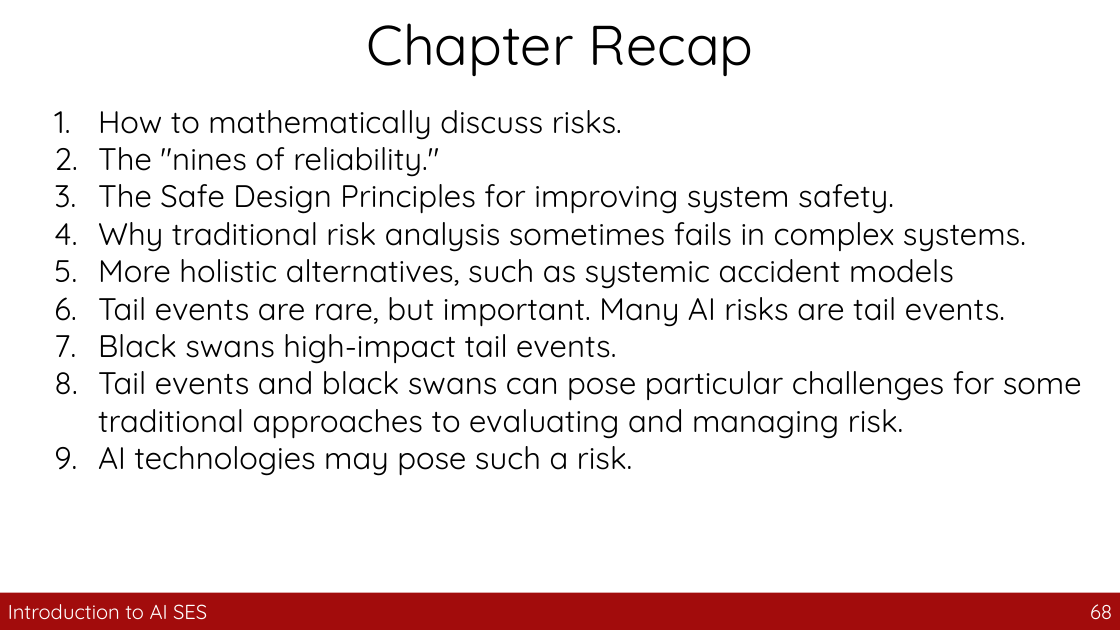
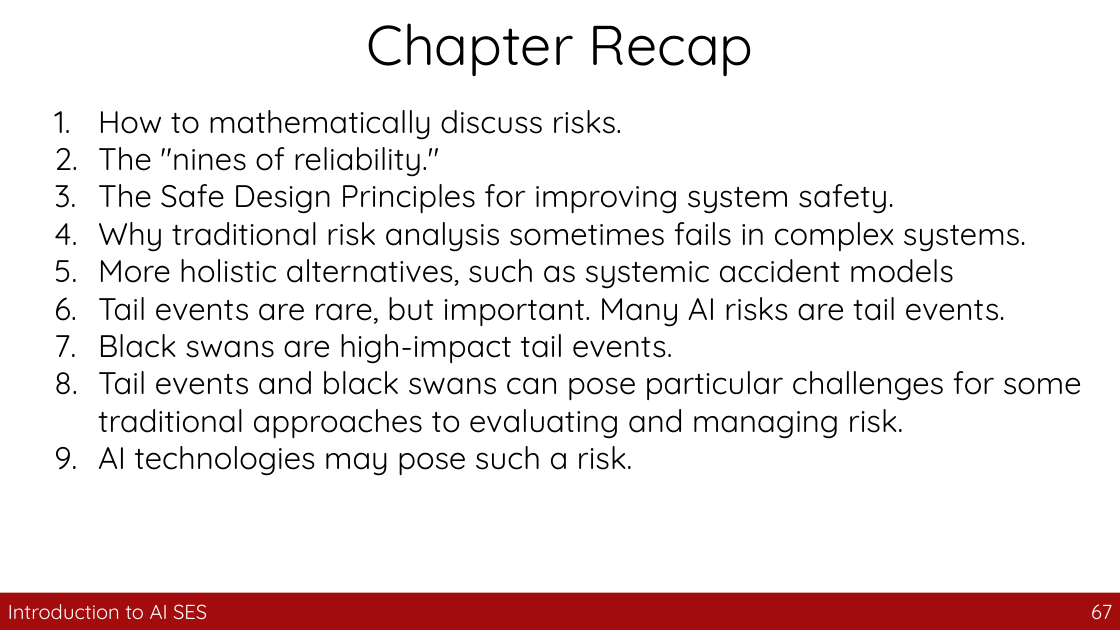
Before and after one commit to guhofstra/CSC163Fa26, a slide deck: slide 67 of PPTs/4_safety_engineering.pptx (slide 68 before the commit). Drawn at 1120x630 pixels with LibreOffice and Linux fonts; fonts in the diff are those of the drawing. Boxes give left, top, right and bottom in pixels: in the first picture for what was removed or moved away, otherwise in the second. Text is boxed around its words. In the diff, an @@ line names an element or a change of style, - is before the commit and + after.

```diff
--- a/PPTs/4_safety_engineering.pptx
+++ b/PPTs/4_safety_engineering.pptx
@@ text at [98, 325, 672, 364]: text changed @@
-7. Black swans high-impact tail events.
+7. Black swans are high-impact tail events.
@@ page number at [1091, 604, 1112, 619]: text changed @@
-68
+67
```
Also in this commit, not shown: 8 other slides changed, 1 slide removed, 30 other files.
